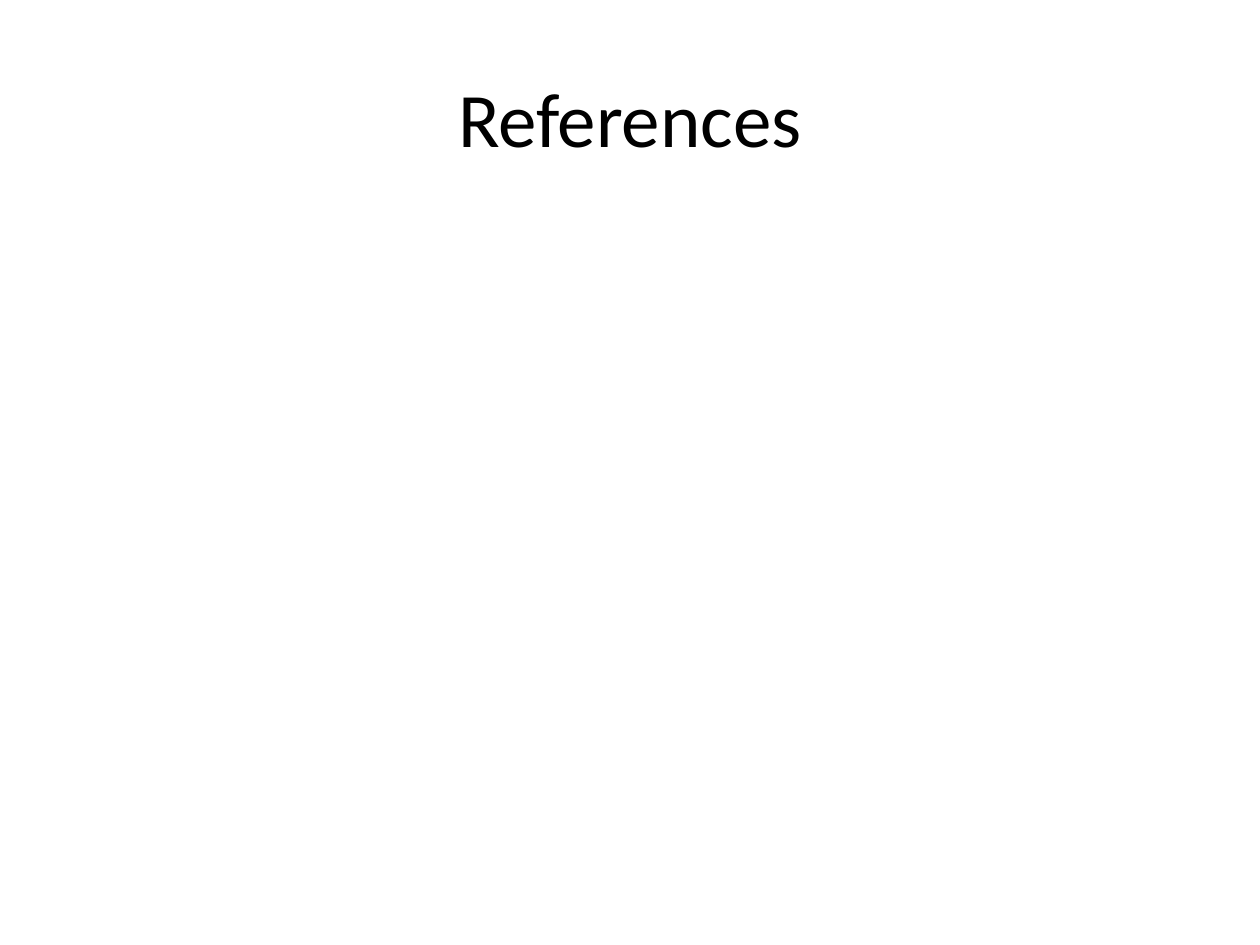
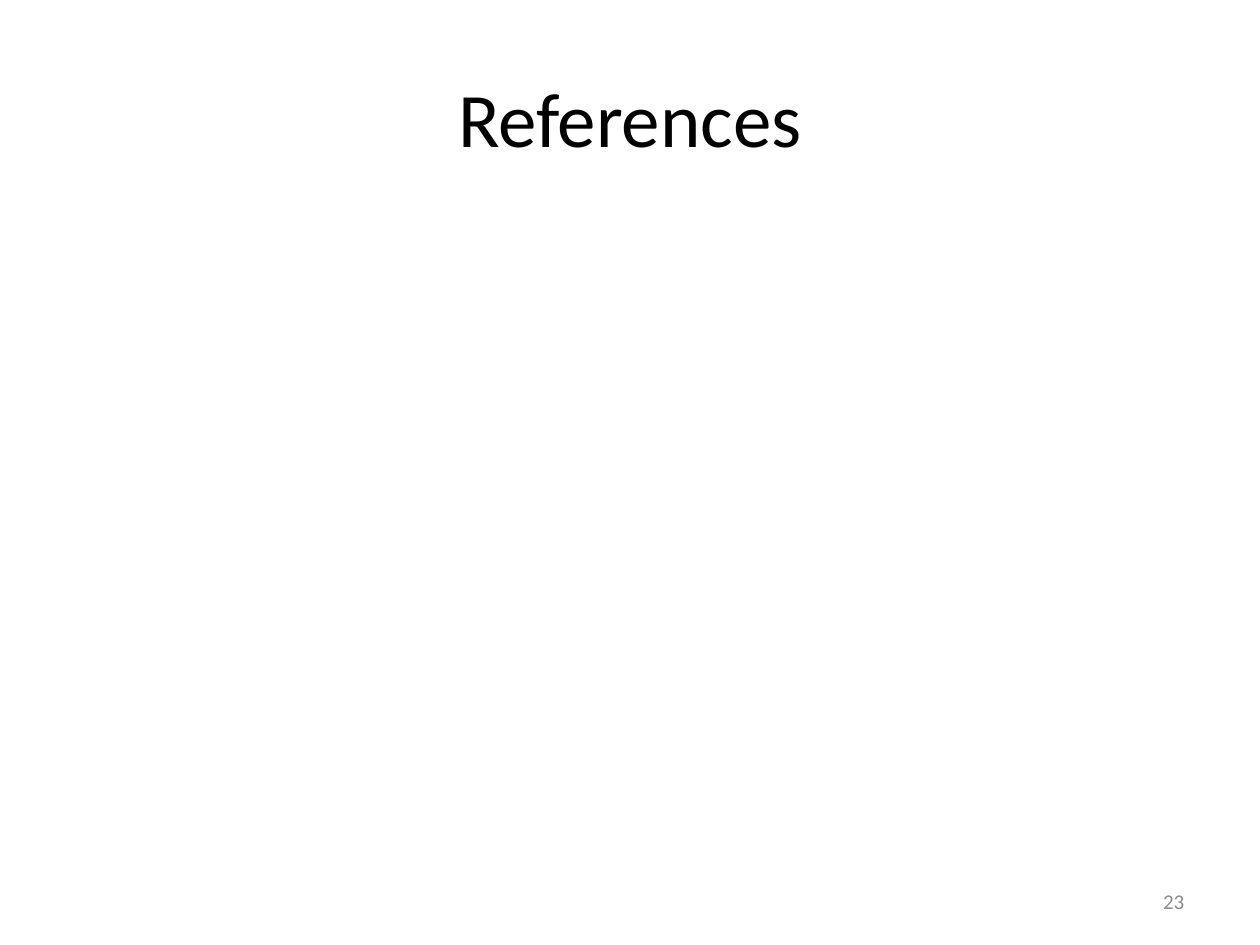
Before and after one commit to ryanjulian/manuscript-aamas2013, a slide deck: slide 23 of presentation/AAMAS_2013.pptx. Drawn at 1260x945 pixels with LibreOffice and Linux fonts; fonts in the diff are those of the drawing. Boxes give left, top, right and bottom in pixels: in the first picture for what was removed or moved away, otherwise in the second. Text is boxed around its words. In the diff, an @@ line names an element or a change of style, - is before the commit and + after.

```diff
--- a/presentation/AAMAS_2013.pptx
+++ b/presentation/AAMAS_2013.pptx
@@ page number added at box(1163, 895, 1184, 909), 12 pt, text #8C8C8C @@
+23
```
Also in this commit, not shown: 20 other slides changed, 2 slides added, 2 slides removed, 1 other file.
